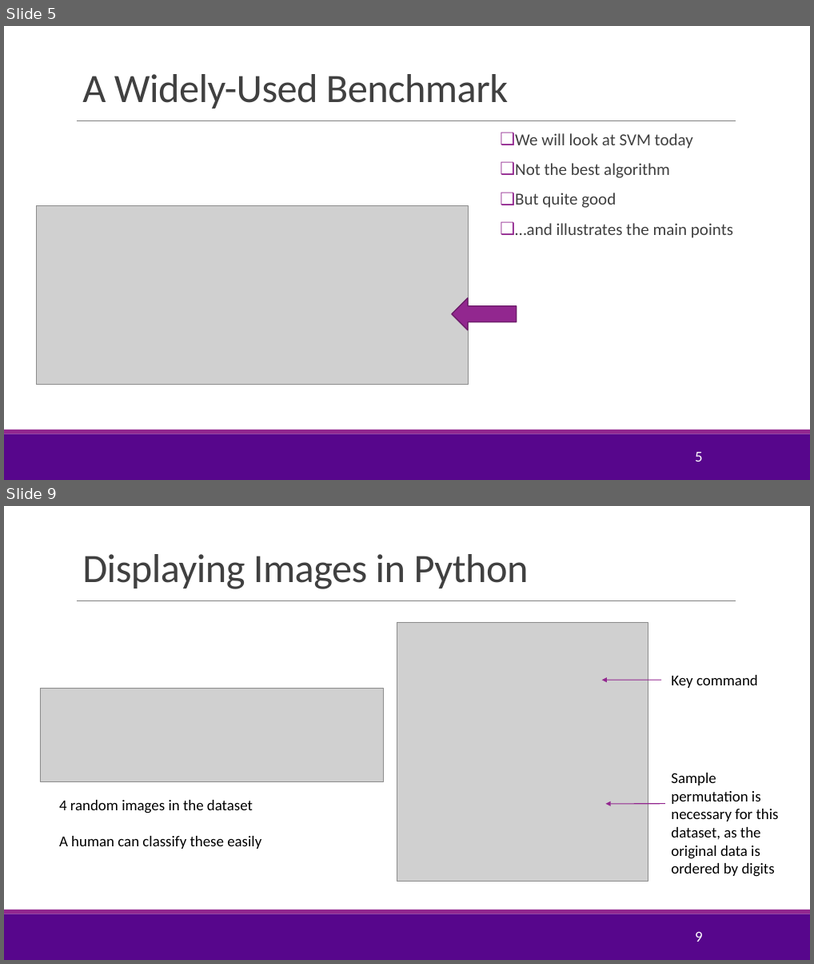
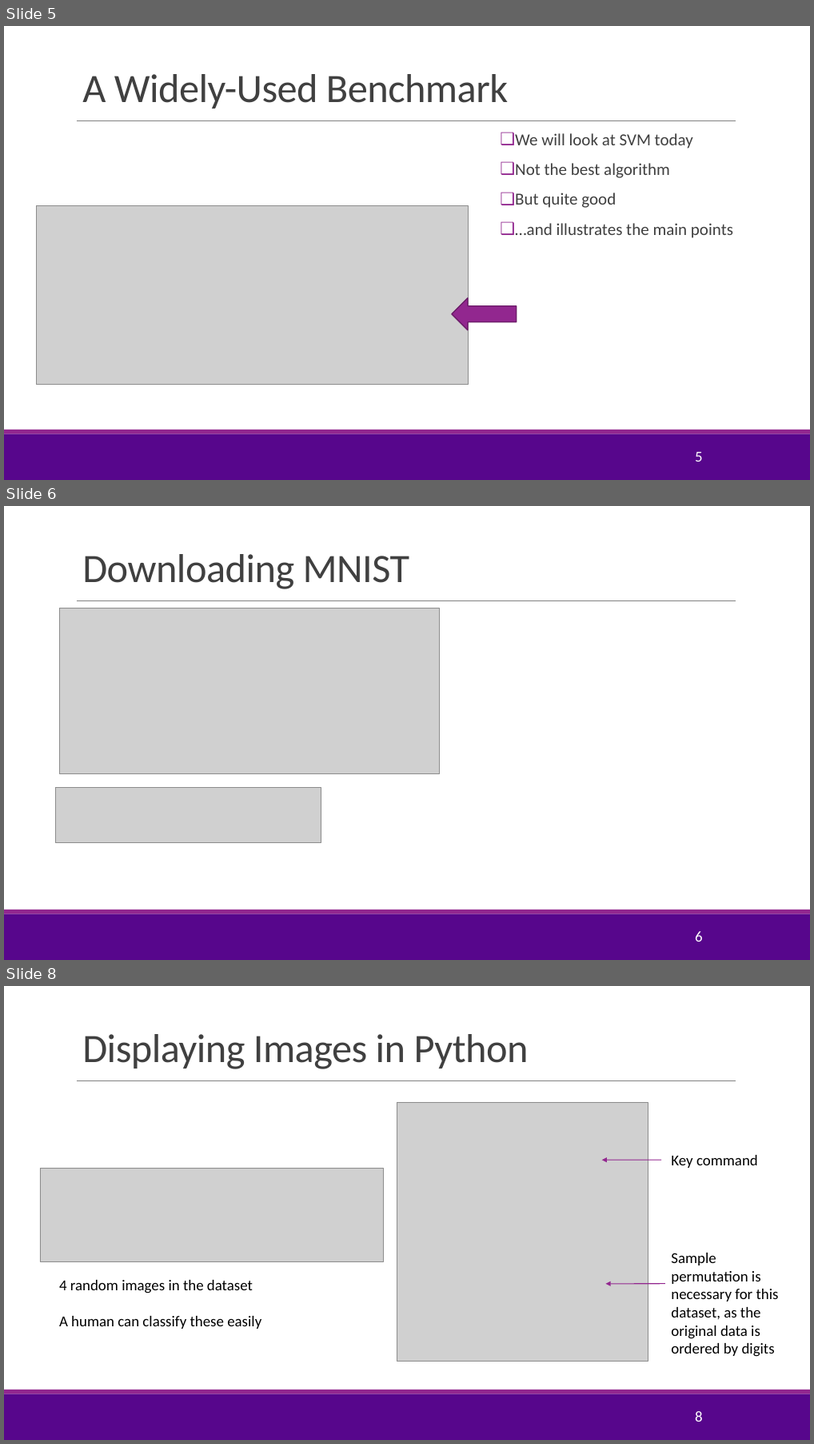
Before and after one commit to sdrangan/introml, a slide deck: lectures/Lect08_SVM.pptx. Shown one above the other, each under a label of ours: slides 5 and 9 before the commit, slides 5, 6 and 8 after it; the slides between them are not shown. The pictures are 814x964 and 814x1444 pixels, drawn with LibreOffice and Linux fonts; fonts in the diff are those of the drawing; grey boxes stand for pictures; background and template pictures are left out. Boxes give left, top, right and bottom in pixels: in the first picture for what was removed or moved away, otherwise in the second. Text is boxed around its words. In the diff, an @@ line names an element or a change of style, - is before the commit and + after.

Commit message:
Corrected MNIST download.

```diff
--- a/lectures/Lect08_SVM.pptx
+++ b/lectures/Lect08_SVM.pptx
@@ slide 6 added at (4,506,810,960), background #FFFFFF; not listed: 3 template elements that a slide beside it also shows @@
@@ title added at (82,554,410,589), 48 pt, text #404040 @@
+Downloading MNIST
@@ picture added at (60,608,439,773) @@
@@ picture added at (55,788,321,842) @@
@@ page number added at (695,931,703,941), 18 pt, text #FFFFFF @@
+6
@@ what was slide 9 is now slide 8 @@
@@ page number at (695,1411,703,1421): text changed @@
-9
+8
```
Also in this commit, not shown: 3 slides changed, 2 slides removed, 2 other files.
